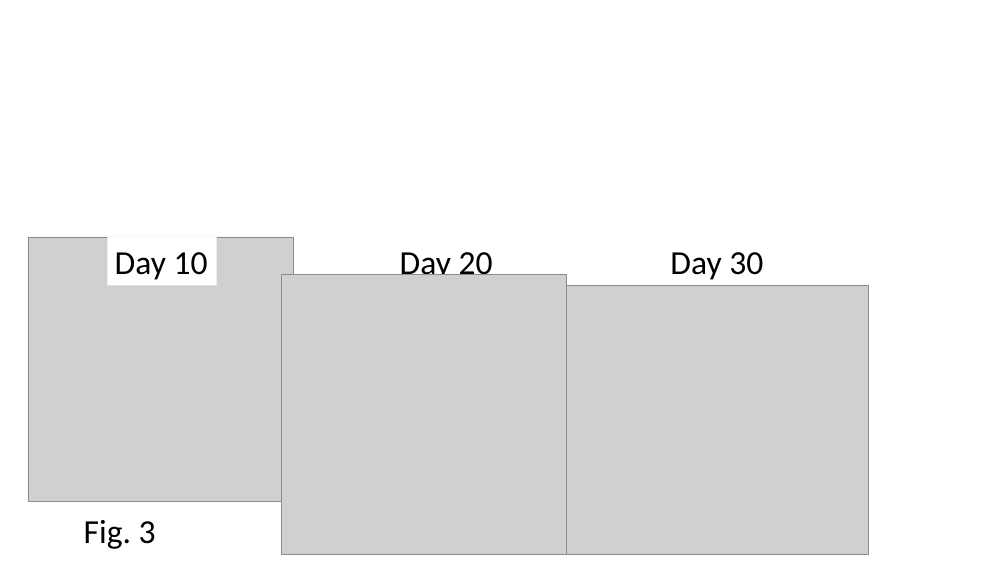
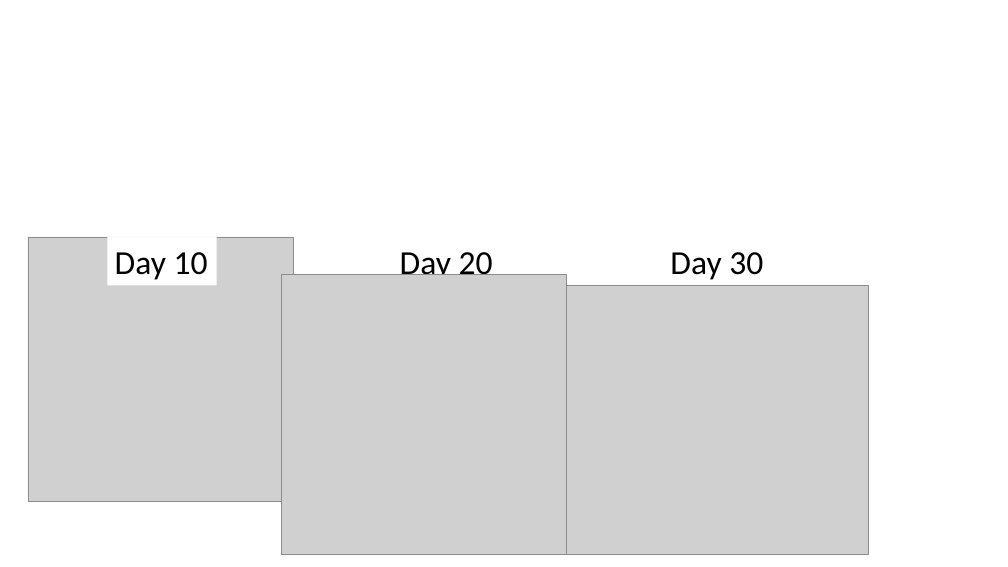
Before and after one commit to cyberaide/paper-covid, a slide deck: slide 3 of images/aicov.pptx. Drawn at 1008x567 pixels with LibreOffice and Linux fonts; fonts in the diff are those of the drawing; grey boxes stand for pictures. Boxes give left, top, right and bottom in pixels: in the first picture for what was removed or moved away, otherwise in the second. Text is boxed around its words. In the diff, an @@ line names an element or a change of style, - is before the commit and + after.

```diff
--- a/images/aicov.pptx
+++ b/images/aicov.pptx
@@ text removed at <box>84,520,156,549</box> @@
-Fig. 3
```
Also in this commit, not shown: 4 slides added, 2 slides removed, 13 other files.
